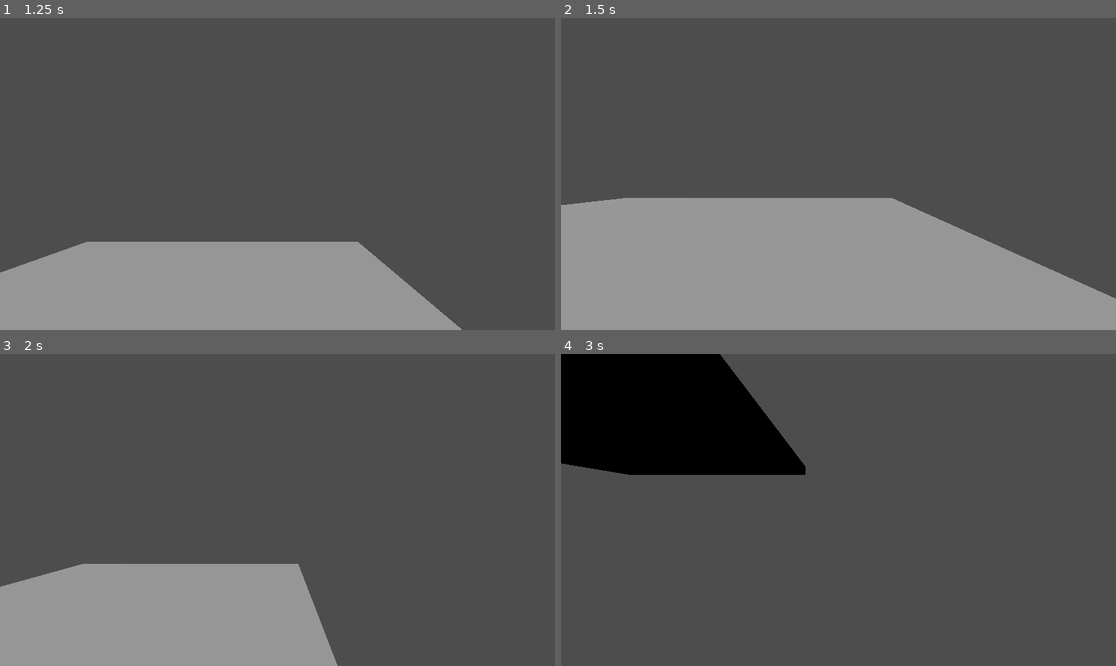
Above: before the commit, frames 1-4 (two rows, left to right).
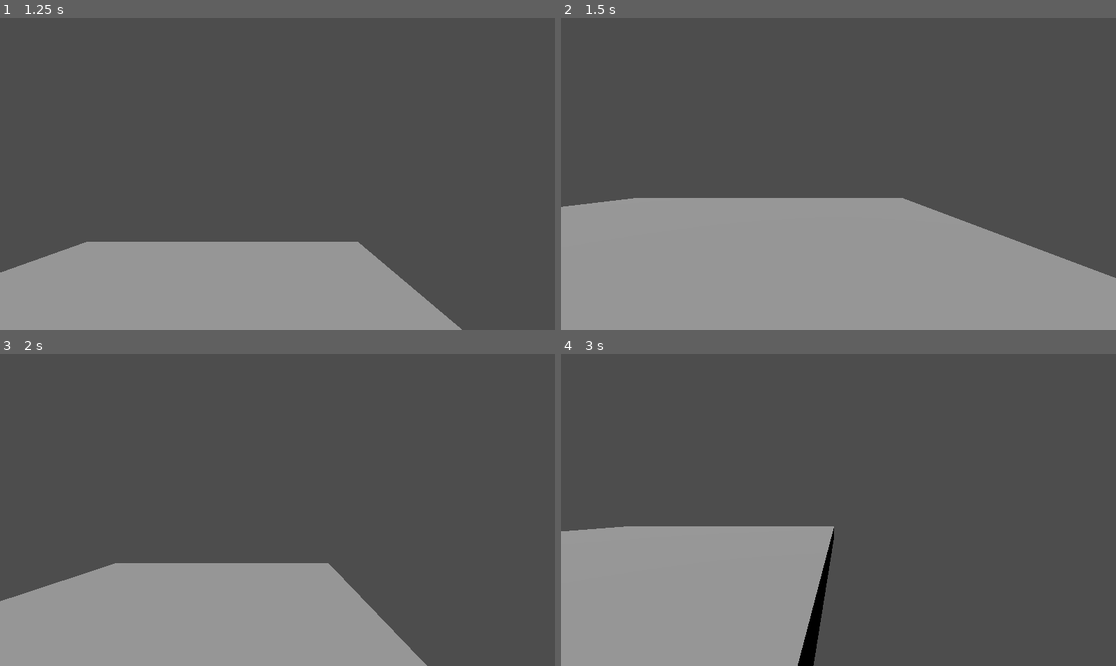
Above: after the commit, the same moments.

Repository: william-v4/flippyflippy
Game: Godot game, scene res://main.tscn
The game is run twice, just before and just after one commit, with the same random seed, the same clock (stepped at 60 frames per second) and the same inputs.
Inputs:
- Up to frame 1 (1.25 s): tap Enter at 0.5 s; hold Right (move_right) from 0.53 s (still down); tap Space (jump) at 0.77 s
- Up to frame 2 (1.5 s): release Right (move_right) at 1.28 s; hold Down (move_back) from 1.28 s (still down)
- Up to frame 3 (2 s): keep holding Down (move_back); tap Space (jump) at 1.52 s
- Up to frame 4 (3 s): release Down (move_back) at 2.03 s; hold Right (move_right) 2.03-2.78 s; hold Up (move_forward) from 2.78 s (still down)

Frame 1 is identical in both runs. In frame 2, 1.6% of the frame differs, in the area x 0-100%, y 57-90%; in frame 3, 4.3%; in frame 4, 35%, in the area x 0-50%, y 0-100%.

Commit message:
Make player switch movement from one plane to another quicker

Diff:
--- a/game_files/player/player.gd
+++ b/game_files/player/player.gd
@@ -29,13 +29,13 @@
 	for plane in ["x", "z"]:
 		if (target_velocity[plane] < 0) and (target_velocity[plane] >= -(max_velocity_scalar[plane])):
 			print("velocity " + plane + " is less than 0 and more than or equal to negative max")
-			target_acceleration[plane] = determine_ground_input(plane, input_negative_value[plane], input_positive_value[plane], 0, applied_added_acceleration_scalar[plane])
+			target_acceleration[plane] = determine_ground_input(delta, plane, input_negative_value[plane], input_positive_value[plane], 0, applied_added_acceleration_scalar[plane])
 		elif target_velocity[plane] == 0:
 			print("velocity " + plane + " is 0")
-			target_acceleration[plane] = determine_ground_input(plane, input_negative_value[plane], input_positive_value[plane], 0, 0)
+			target_acceleration[plane] = determine_ground_input(delta, plane, input_negative_value[plane], input_positive_value[plane], 0, 0)
 		elif (target_velocity[plane] > 0) and (target_velocity[plane] <= max_velocity_scalar[plane]):
 			print("velocity " + plane + " is more than 0 and less than or equal to positive max")
-			target_acceleration[plane] = (determine_ground_input(plane, input_negative_value[plane], input_positive_value[plane], -(applied_added_acceleration_scalar[plane]), 0))
+			target_acceleration[plane] = (determine_ground_input(delta, plane, input_negative_value[plane], input_positive_value[plane], -(applied_added_acceleration_scalar[plane]), 0))
 
 	print("target acceleration is " + str(target_acceleration))
 
@@ -48,18 +48,23 @@
 		print("resultant target velocity is " + str(pow(pow(target_velocity["x"], 2) + pow(target_velocity["z"], 2), (1/2.0))))
 
 		if pow((pow(target_velocity["x"], 2) + pow(target_velocity["z"], 2)), 1/2.0) > max_velocity_scalar["x"]:
-			lower_velocity()
+			lower_resultant_velocity()
 
-func determine_ground_input(plane : String, negative_input : String, positive_input : String, added_acceleration_negative : int, added_acceleration_positive : int):
-	var acceleration_to_determine : int
+func determine_ground_input(delta : float, plane : String, negative_input : String, positive_input : String, added_acceleration_negative : int, added_acceleration_positive : int):
+	var acceleration_to_determine : float
+
+	acceleration_to_determine = 0
 
 	print(plane + " applied acceleration:")
 	if Input.is_action_pressed(negative_input) == true:
 		acceleration_to_determine = (-(applied_normal_acceleration_scalar[plane]) + added_acceleration_negative)
 	elif Input.is_action_pressed(positive_input) == true:
 		acceleration_to_determine = (applied_normal_acceleration_scalar[plane] + added_acceleration_positive)
+	elif (abs(target_velocity[plane]) - ((applied_normal_acceleration_scalar[plane] + applied_added_acceleration_scalar[plane]) * delta)) < 0:
+		acceleration_to_determine = -(target_velocity[plane]) / delta
 	else:
-		acceleration_to_determine = 0
+		acceleration_to_determine = (target_velocity[plane] / abs(target_velocity[plane]) * -1) * (applied_normal_acceleration_scalar[plane] + applied_added_acceleration_scalar[plane])
+
 	print("acceleration from input:" + str(acceleration_to_determine))
 
 	return acceleration_to_determine
@@ -74,7 +79,7 @@
 		target_velocity["x"] = cos(atan2(target_velocity["z"], target_velocity["x"])) * (pow((pow(target_velocity["x"], 2) + pow(target_velocity["z"], 2)), 1/2.0) - (friction_acceleration_scalar * delta))
 		target_velocity["z"] = sin(atan2(target_velocity["z"], target_velocity["x"])) * (pow((pow(target_velocity["x"], 2) + pow(target_velocity["z"], 2)), 1/2.0) - (friction_acceleration_scalar * delta))
 
-func lower_velocity():
+func lower_resultant_velocity():
 	print("fixing diagonal velocity")
 	target_velocity["x"] = cos(atan2(target_velocity["z"], target_velocity["x"])) * max_velocity_scalar["x"]
 	target_velocity["z"] = sin(atan2(target_velocity["z"], target_velocity["x"])) * max_velocity_scalar["x"]
